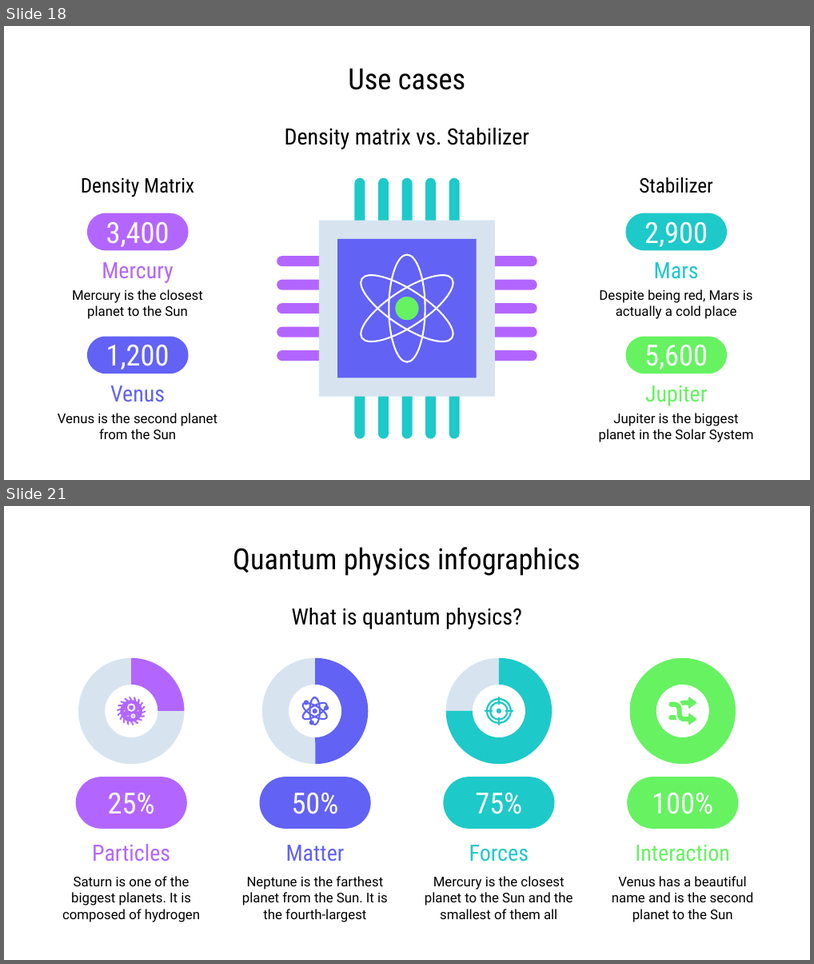
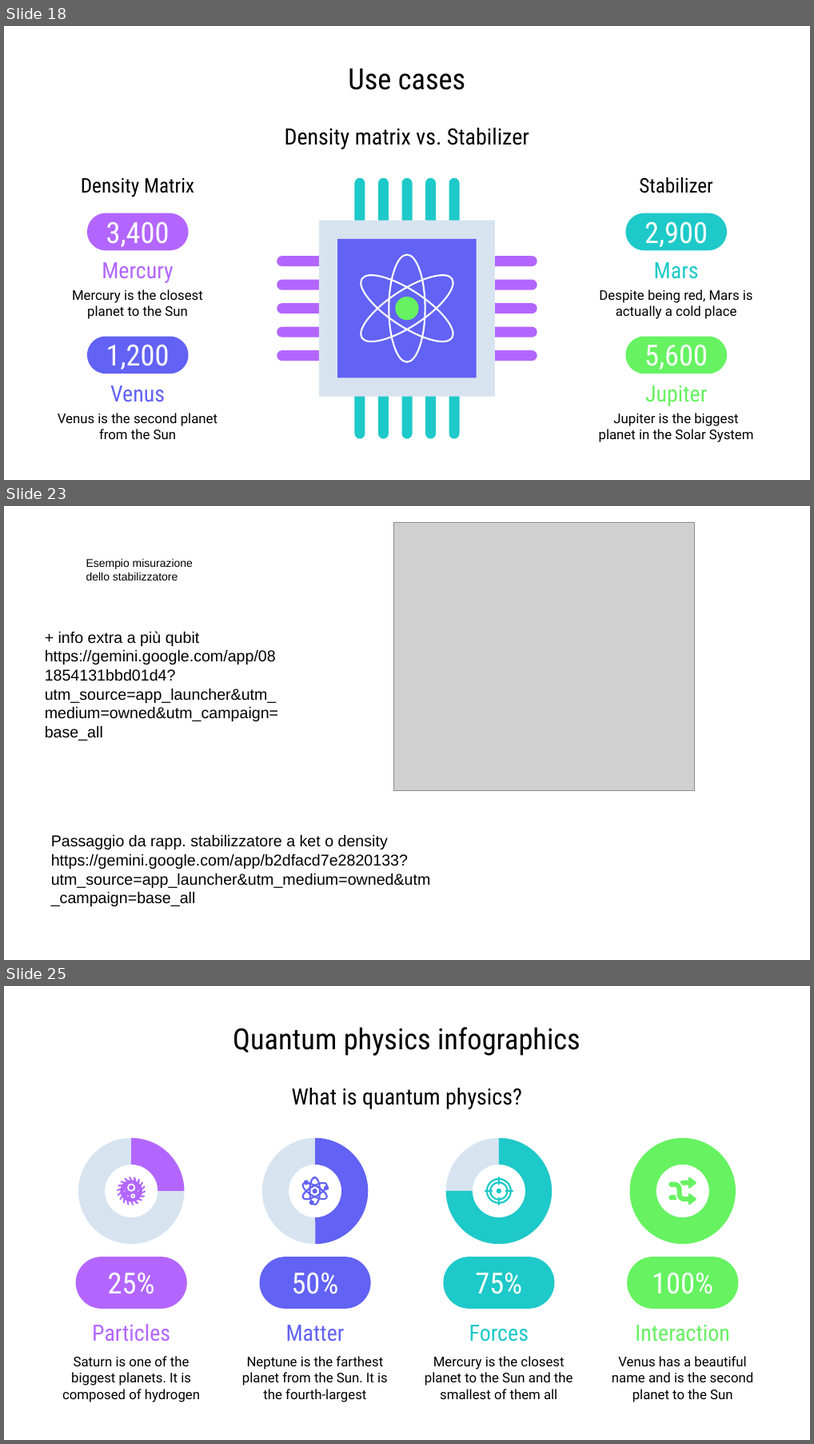
Before and after one commit to Moriarty2002/quantum-information, a slide deck: docs/elaborato.pptx. Shown one above the other, each under a label of ours: slides 18 and 21 before the commit, slides 18, 23 and 25 after it; the slides between them are not shown. The pictures are 814x964 and 814x1444 pixels, drawn with LibreOffice and Linux fonts; fonts in the diff are those of the drawing; grey boxes stand for pictures. Boxes give left, top, right and bottom in pixels: in the first picture for what was removed or moved away, otherwise in the second. Text is boxed around its words. In the diff, an @@ line names an element or a change of style, - is before the commit and + after.

```diff
--- a/docs/elaborato.pptx
+++ b/docs/elaborato.pptx
@@ slide 23 added at [4,506,810,960], background #FFFFFF @@
@@ picture added at [394,522,695,791] @@
@@ text added at [86,559,193,580], 10 pt, text #000000 @@
+Esempio misurazione dello stabilizzatore
@@ text added at [45,631,278,740], 14 pt, text #000000 @@
++ info extra a più qubit
+https://gemini.google.com/app/081854131bbd01d4?utm_source=app_launcher&utm_medium=owned&utm_campaign=base_all
@@ text added at [51,834,431,906], 14 pt, text #000000 @@
+Passaggio da rapp. stabilizzatore a ket o density
+https://gemini.google.com/app/b2dfacd7e2820133?utm_source=app_launcher&utm_medium=owned&utm_campaign=base_all
@@ what was slide 21 is now slide 25 @@
```
Also in this commit, not shown: 3 slides changed, 3 other slides added, 1 other file.
